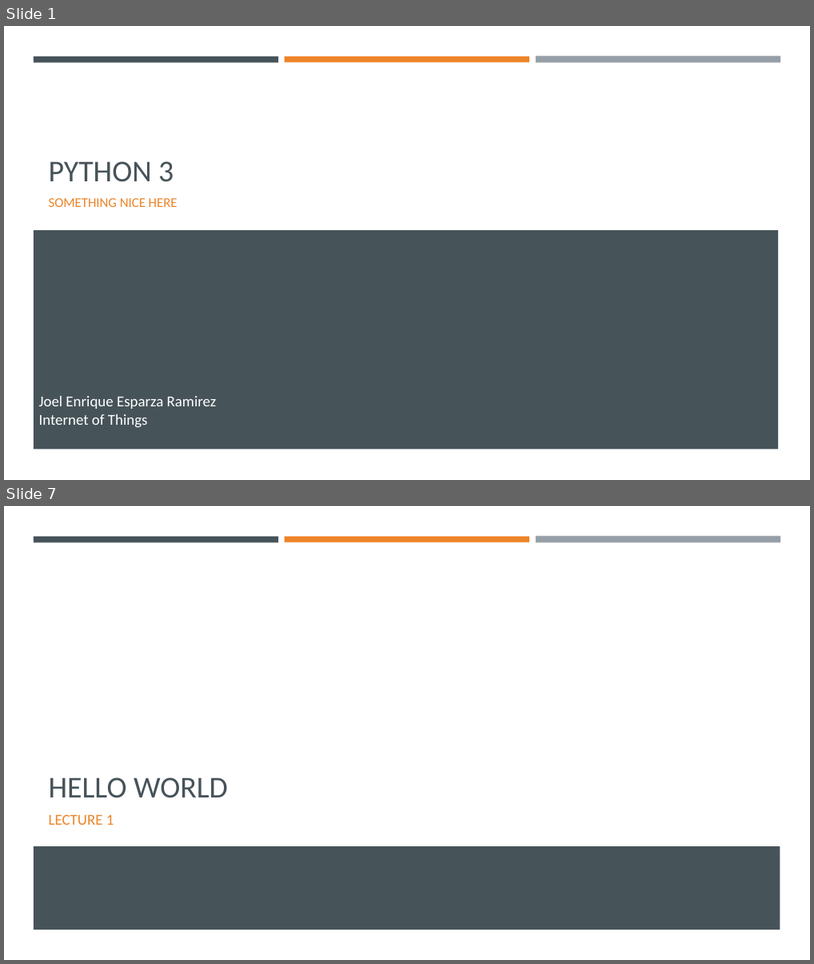
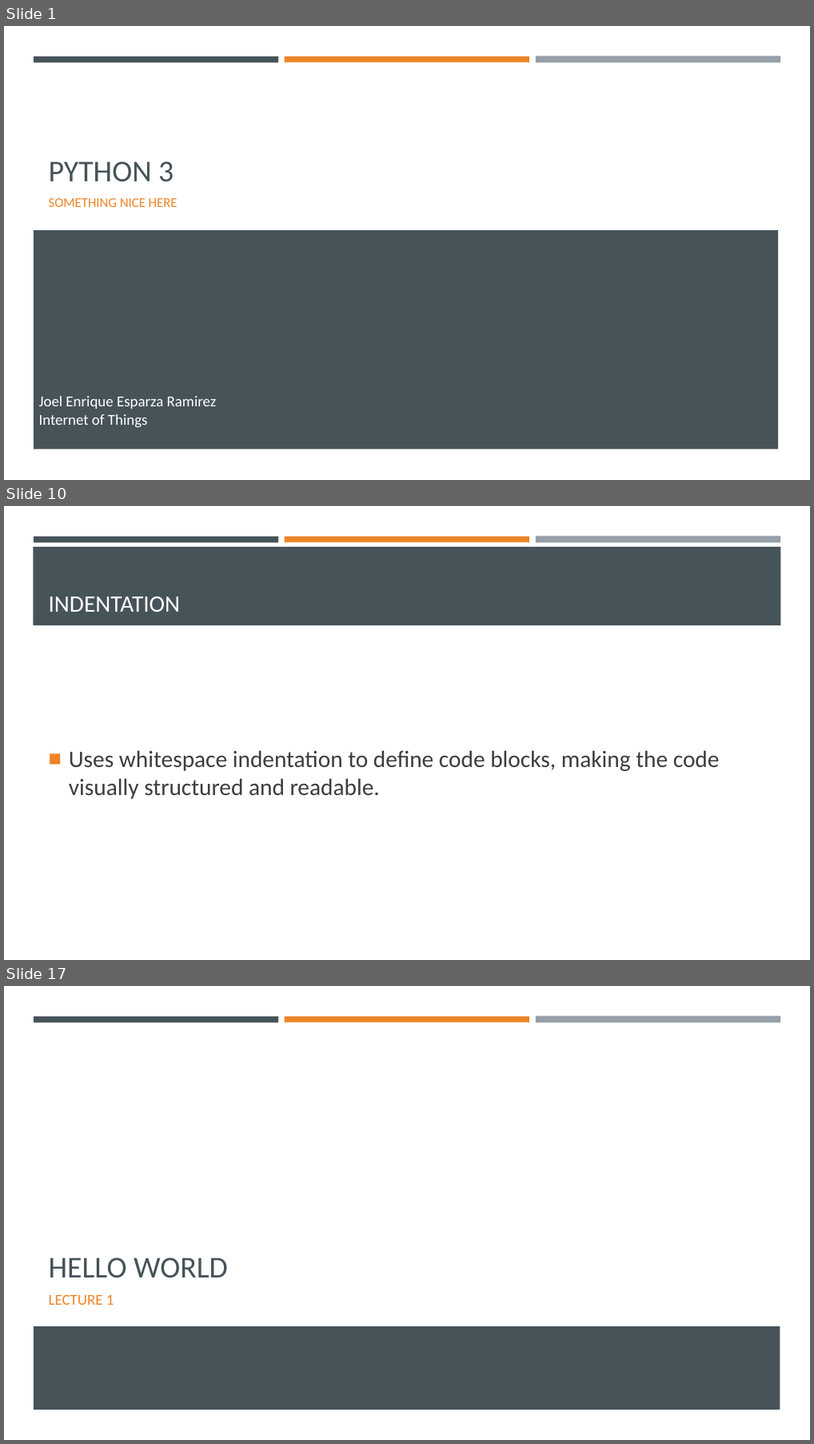
Before and after one commit to Ghost0396/iot, a slide deck: python/Python 3.pptx. Shown one above the other, each under a label of ours: slides 1 and 7 before the commit, slides 1, 10 and 17 after it; the slides between them are not shown. The pictures are 814x964 and 814x1444 pixels, drawn with LibreOffice and Linux fonts; fonts in the diff are those of the drawing. Boxes give left, top, right and bottom in pixels: in the first picture for what was removed or moved away, otherwise in the second. Text is boxed around its words. In the diff, an @@ line names an element or a change of style, - is before the commit and + after.

```diff
--- a/python/Python 3.pptx
+++ b/python/Python 3.pptx
@@ slide 10 added at <box>4,506,810,960</box>, background #FFFFFF; not listed: 3 template elements that a slide beside it also shows @@
@@ rectangle added at <box>33,547,782,625</box>, fill #465359 @@
@@ title added at <box>49,596,181,612</box>, 28 pt, text #FFFFFF @@
+INDENTATION
@@ text added at <box>69,750,720,799</box>, 28 pt, text #3D3D3D @@
+■ Uses whitespace indentation to define code blocks, making the code visually structured and readable.
@@ what was slide 7 is now slide 17 @@
```
Also in this commit, not shown: 4 slides changed, 12 other slides added, 3 slides removed, 4 other files.
